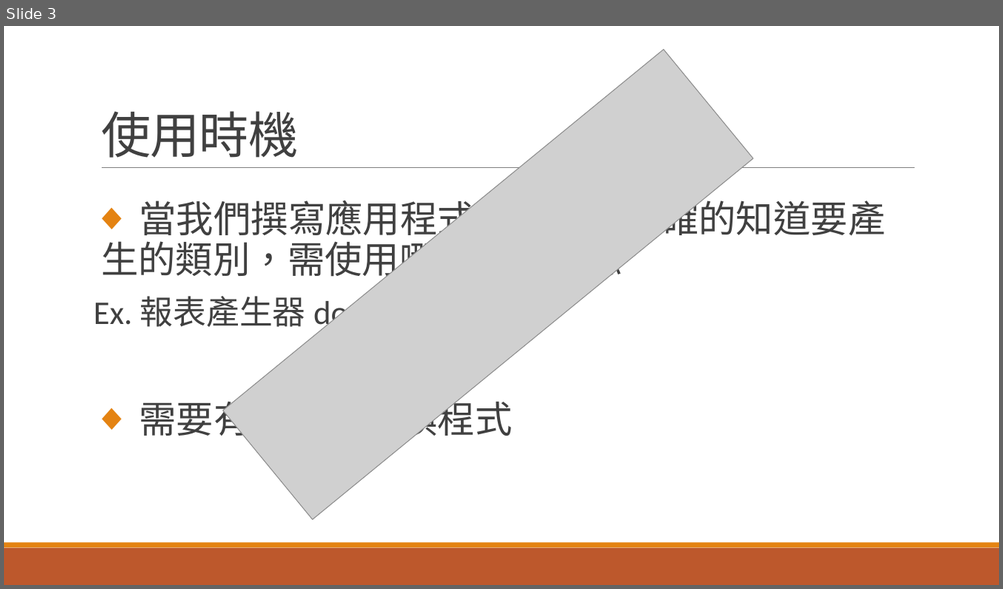
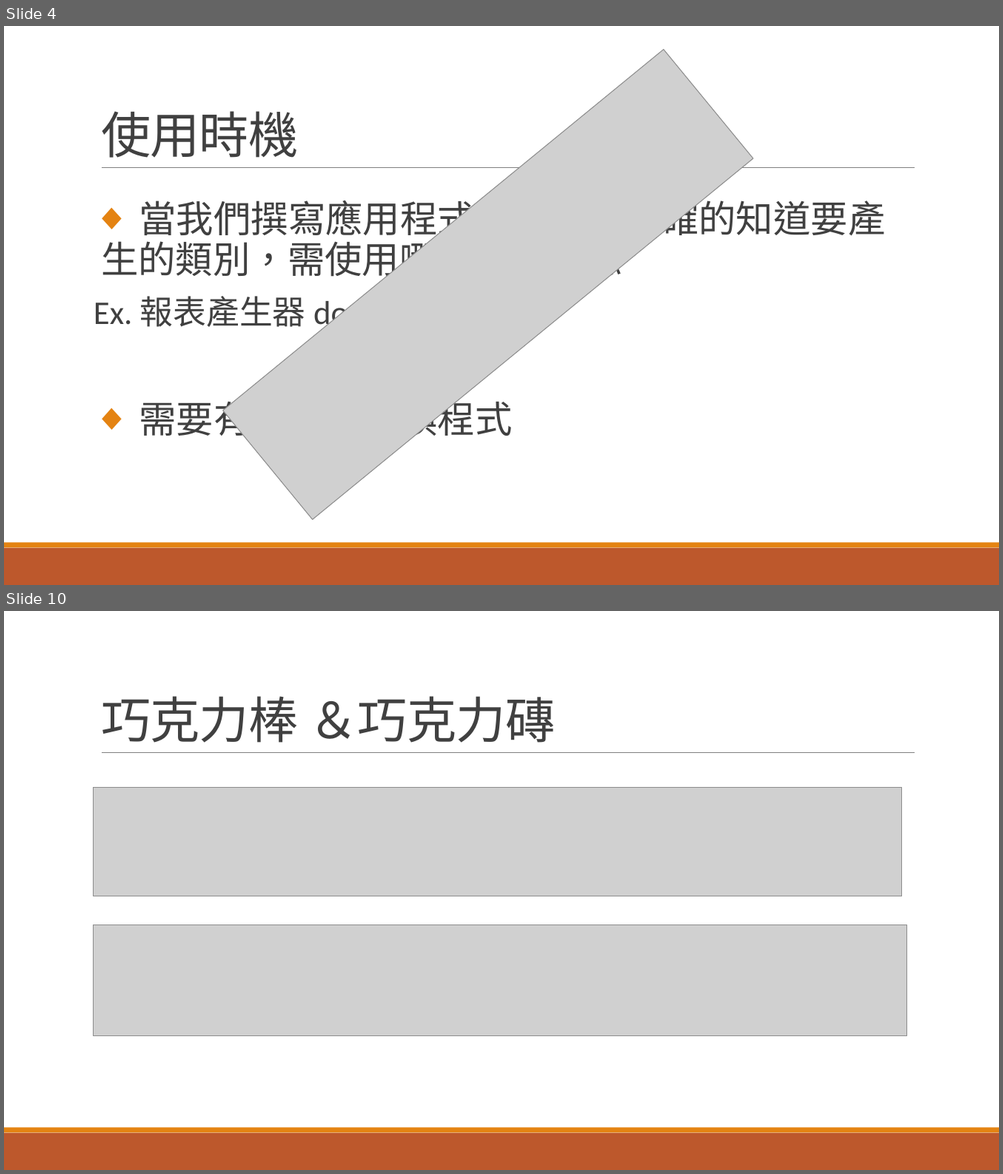
Before and after one commit to NCNU-OpenSource/1041-SE-Team2, a slide deck: factorypattern.pptx. Shown one above the other, each under a label of ours: slide 3 before the commit, slides 4 and 10 after it; the slides between them are not shown. The pictures are 1003x589 and 1003x1174 pixels, drawn with LibreOffice and Linux fonts; fonts in the diff are those of the drawing; grey boxes stand for pictures. Boxes give left, top, right and bottom in pixels: in the first picture for what was removed or moved away, otherwise in the second. Text is boxed around its words. In the diff, an @@ line names an element or a change of style, - is before the commit and + after.

```diff
--- a/factorypattern.pptx
+++ b/factorypattern.pptx
@@ slide 10 added at box(4, 611, 999, 1170), background #FFFFFF; not listed: 3 template elements that a slide beside it also shows @@
@@ title added at box(101, 696, 555, 743), 48 pt, text #404040 @@
+巧克力棒 ＆巧克力磚
@@ picture added at box(94, 788, 902, 897) @@
@@ picture added at box(94, 925, 907, 1037) @@
@@ what was slide 3 is now slide 4 @@
```
Also in this commit, not shown: 8 other slides added, 1 slide removed.
